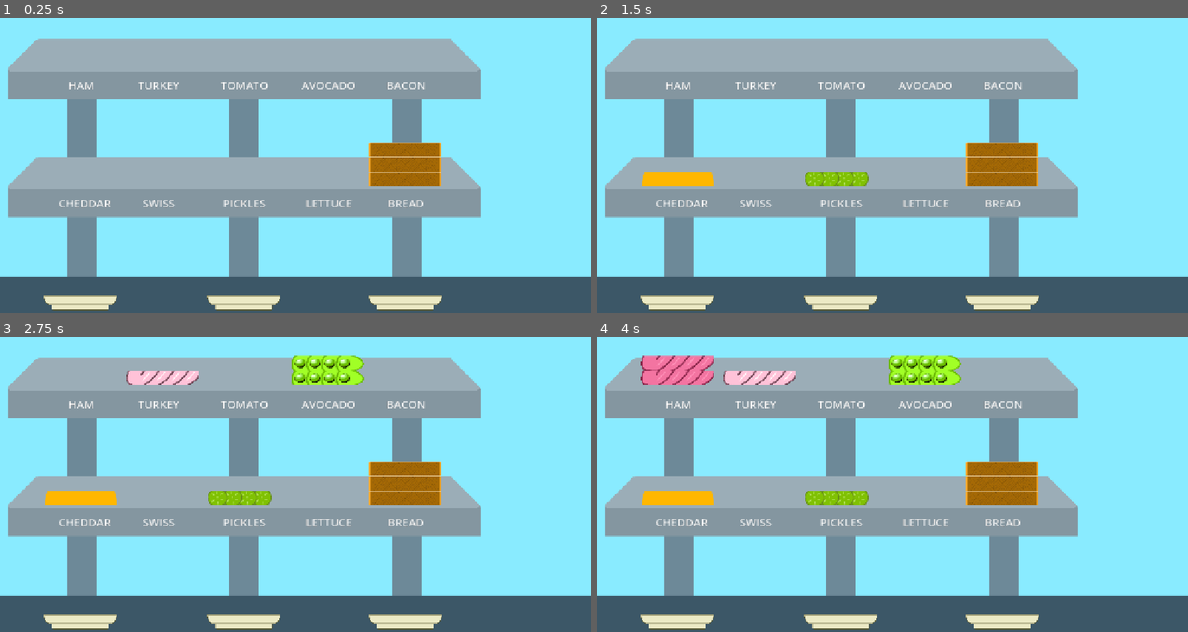
Above: before the commit, frames 1-4 (two rows, left to right).
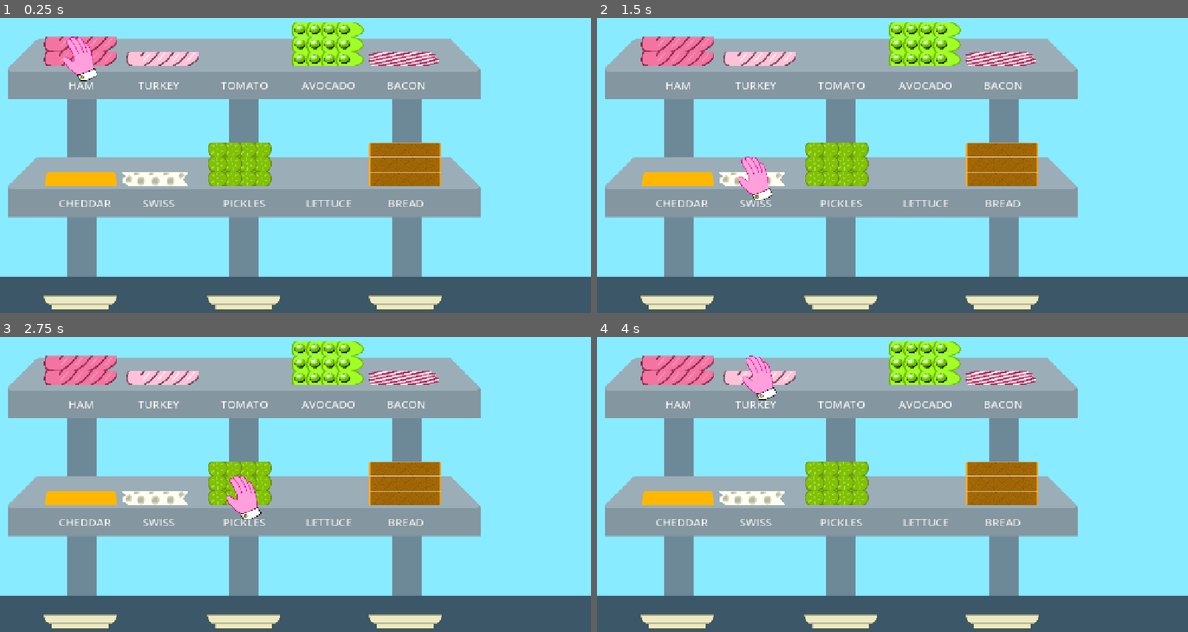
Above: after the commit, the same moments.

Repository: hachitomo/sandwich-slammer
Game: Godot game, scene res://scenes/game.tscn
Same seed, same stepped clock (60 frames per second), same inputs: the game is played once before the commit and once after it.
Inputs:
- Up to frame 1 (0.25 s): no input
- Up to frame 2 (1.5 s): tap Enter at 0.5 s; hold Right (ui_right) 0.53-1.28 s; hold Down (ui_down) from 1.28 s (still down)
- Up to frame 3 (2.75 s): tap Space at 2 s; release Down (ui_down) at 2.03 s; hold Right (ui_right) from 2.03 s (still down)
- Up to frame 4 (4 s): release Right (ui_right) at 2.78 s; hold Up (ui_up) 2.78-3.53 s; tap Enter at 3.5 s; hold Left (ui_left) from 3.53 s (still down)

The runs differ from the first frame. In frame 1, 6.8% of the frame differs, in the area x 7-75%, y 1-57%; in frame 2, 5.9%; in frame 3, 4.2%; in frame 4, 3.2%.

Commit message:
The cursor actually moves over the items! hell yeah

Diff:
--- a/fab/SelectableItems.tscn
+++ b/fab/SelectableItems.tscn
@@ -4,7 +4,7 @@
 
 [node name="SelectableItems" type="Node2D" unique_id=1519003377]
 
-[node name="items" type="Node2D" parent="." unique_id=327180745]
+[node name="Items" type="Node2D" parent="." unique_id=327180745]
 
 [node name="Cursor" type="Sprite2D" parent="." unique_id=1688593800]
 texture = ExtResource("1_pfb7j")
--- a/fab/script/selectable_items.gd
+++ b/fab/script/selectable_items.gd
@@ -10,9 +10,7 @@
 @export var cursor_default_region: Rect2
 @export var rollover: bool = false
 
-var items: Node2D
-var item_map: Dictionary[Types.ingredient_type,Marker2D]
-var cursor: Sprite2D = Sprite2D.new()
+var item_map: Dictionary[Types.ingredient_type,Vector2] = {}
 
 var cursor_index: int = 0
 
@@ -20,67 +18,67 @@
 	for i in range(points.size()):
 		var point = points[i]
 		var marker = Marker2D.new()
+
+		# Debug
 		var debug = Label.new()
 		debug.text = str(i)
 		debug.global_position = point
 		marker.add_child(debug)
+
 		marker.global_position = point
-		items.add_child(marker)
+		$Items.add_child(marker)
 
 func _ready() -> void:
-	items = $items
-	cursor = $Cursor
-	cursor.visible = focused
-	cursor.region_enabled = true
-	cursor.region_rect = cursor_default_region
+	$Cursor.visible = focused
+	$Cursor.region_enabled = true
+	$Cursor.region_rect = cursor_default_region
 
 func _process(_delta: float) -> void:
 
 	var input := Vector2.ZERO
 
 	if Input.is_action_just_pressed("ui_up"):
-		input.y -= 1
+		input.y = -1
 	if Input.is_action_just_pressed("ui_down"):
-		input.y += 1
+		input.y = 1
 	if Input.is_action_just_pressed("ui_left"):
-		input.x -= 1
+		input.x = -1
 	if Input.is_action_just_pressed("ui_right"):
-		input.x += 1
+		input.x = 1
 
 	match mode:
 		Types.menu_modes.vertical:
-			if input.y != 0:
-				set_cursor(cursor_index + int(input.y * grid_columns))
+			set_cursor(cursor_index + int(input.y))
 		Types.menu_modes.horizontal:
-			if input.x != 0:
-				set_cursor(cursor_index + int(input.x))
+			set_cursor(cursor_index + int(input.x))
 		Types.menu_modes.grid:
 			if input.x != 0:
+				print("from: ",cursor_index," to: ",cursor_index + int(input.x))
 				set_cursor(cursor_index + int(input.x))
 			if input.y != 0:
-				set_cursor(cursor_index + int(input.y))
+				print("from: ",cursor_index," to: ",cursor_index + int(input.y))
+				set_cursor(cursor_index + int(input.y * grid_columns))
 
-func get_item(index: int) -> Marker2D:
-	if items == null:
-		return null
-	if index < 0 or index > items.get_child_count():
-		return null
+func get_item_position(index: int) -> Vector2:
+	print(item_map.values())
+	if item_map.size() == 0:
+		return Vector2.ZERO
+	if index < 0 or index > item_map.size():
+		return Vector2.ZERO
 
-	var child = item_map.get(index)
-	if child is not Marker2D:
-		return null
+	if not item_map.has(index):
+		return Vector2.ZERO
+	var pos = item_map.get(index)
 
-	return child
+	print("To: ",pos)
+	return pos
 
 func set_items(_items: Dictionary[Types.ingredient_type,Vector2]) -> void:
 	print(_items)
-	for child in items.get_children():
-		items.remove_child(child)
+	for child in $Items.get_children():
+		$Items.remove_child(child)
 	for _item in _items.keys():
-		var new_marker = Marker2D.new()
-		new_marker.global_position = _items.get(_item)
-		items.add_child(new_marker)
-		item_map.set(_item,new_marker)
+		item_map.set(_item,_items.get(_item))
 	set_cursor(0)
 
 func set_rollover(set_to: bool = true):
@@ -91,14 +89,15 @@
 
 func set_focus(set_to: bool = true):
 	focused = set_to
-	cursor.visible = set_to
+	$Cursor.visible = set_to
 
 func set_cursor(index: int) -> void:
-	var item = get_item(index)
+	var item = get_item_position(index)
 	if item == null:
 		return
 
-	global_position = Vector2(item.global_position.x, item.global_position.y)
+	$Cursor.global_position = Vector2(item.x, item.y)
+	cursor_index = index
 
 func set_cols(cols: int) -> void:
 	grid_columns = cols
--- a/scenes/game.tscn
+++ b/scenes/game.tscn
@@ -157,7 +157,7 @@
 position = Vector2(878, 698)
 
 [node name="InitDelayTimer" type="Timer" parent="." unique_id=658647169]
-wait_time = 0.5
+wait_time = 0.002
 
 [node name="IngredientSelections" parent="." unique_id=1519003377 instance=ExtResource("5_iywne")]
 script = ExtResource("6_p57ef")
